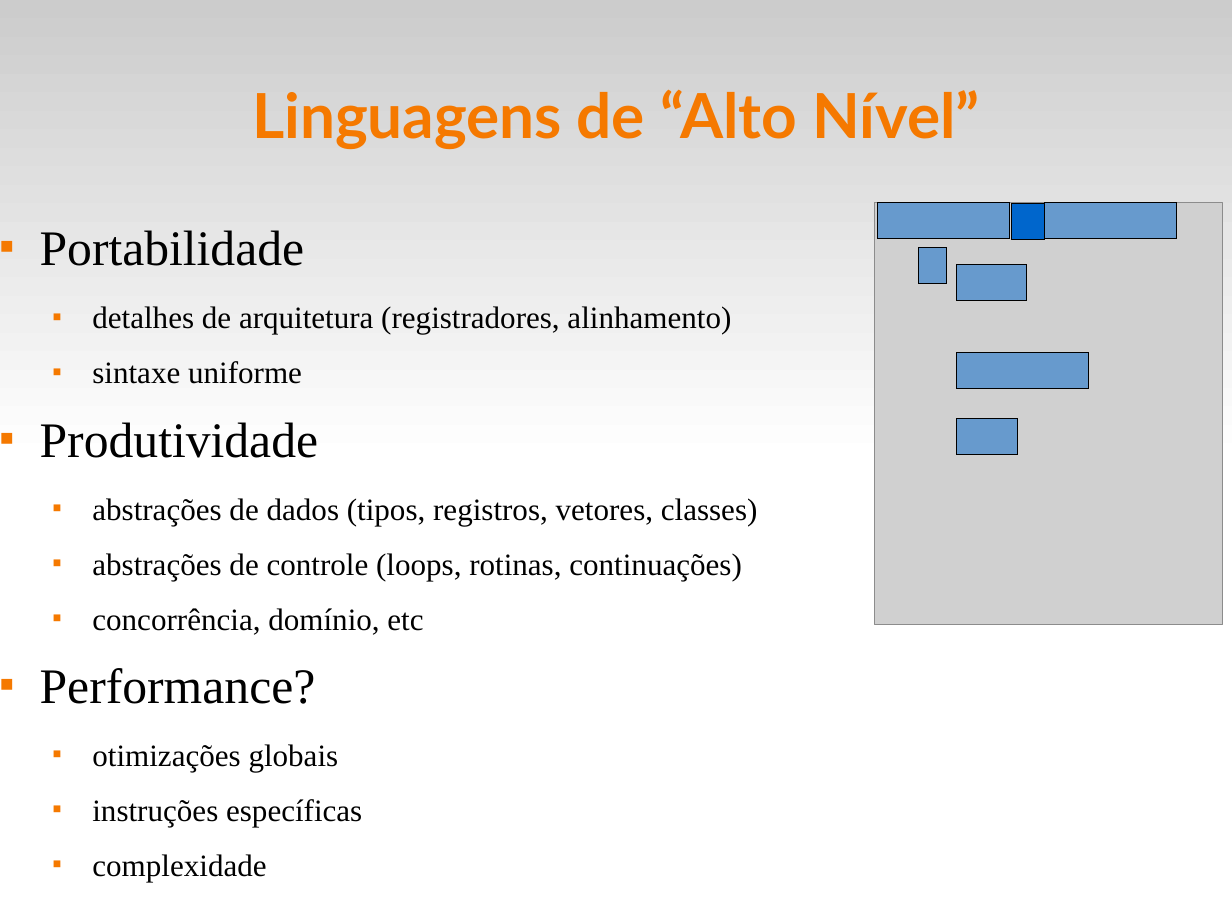
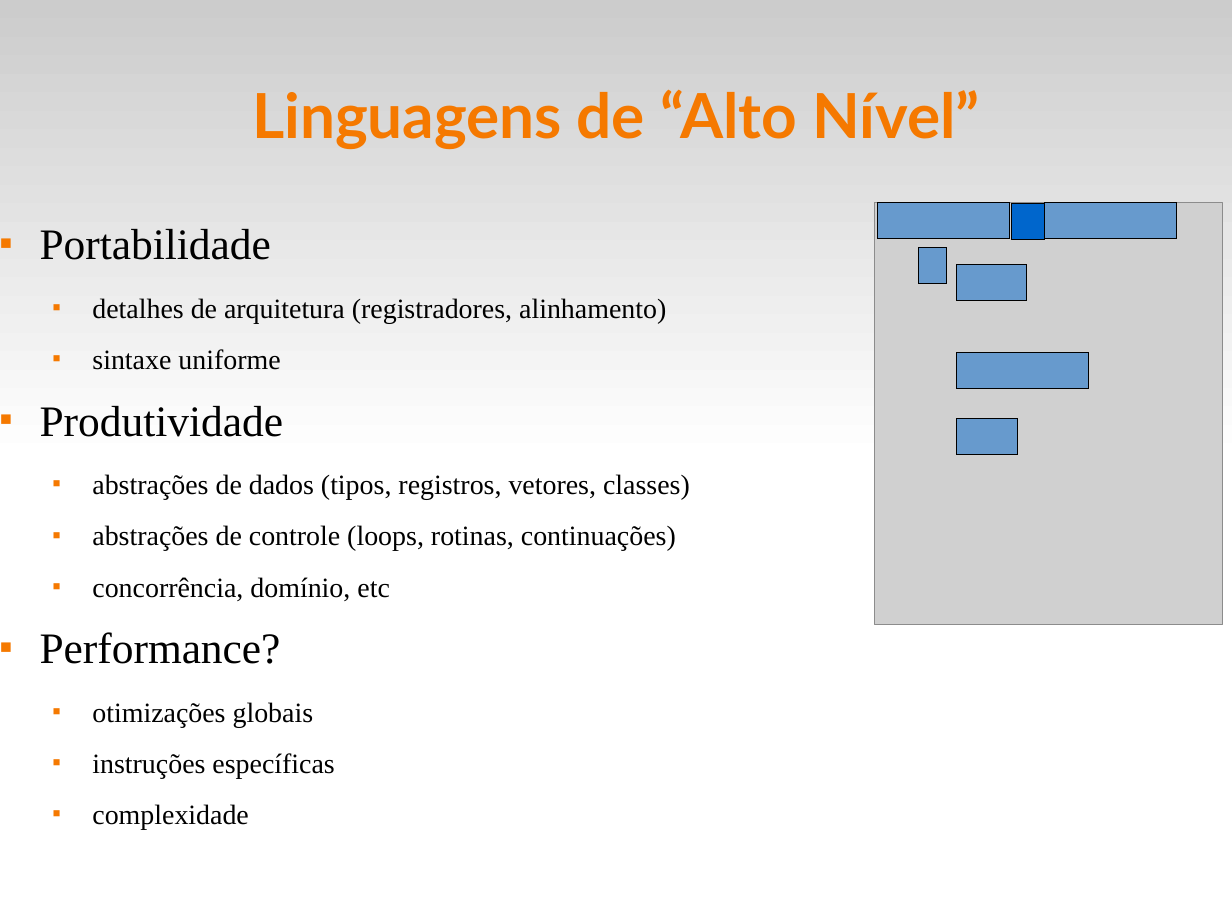
Before and after one commit to fsantanna-uerj/EDL, a slide deck: slide 5 of slides/edl-01.odp. Drawn at 1232x924 pixels with LibreOffice and Linux fonts; fonts in the diff are those of the drawing; grey boxes stand for pictures. Boxes give left, top, right and bottom in pixels: in the first picture for what was removed or moved away, otherwise in the second. Text is boxed around its words. In the diff, an @@ line names an element or a change of style, - is before the commit and + after.

```diff
--- a/slides/edl-01.odp
+++ b/slides/edl-01.odp
@@ text "Portabilidade" at (40,229,690,830): size 32 to 28 pt in "Portabilidade", "Produtividade", "Performance?"; size 20 to 18 pt in "detalhes de arquitetura (registradores, alinhamento)", "sintaxe uniforme", "abstrações de dados (tipos, registros, vetores, classes)", "abstrações de controle (loops, rotinas, continuações)" and 4 more places @@
```
Also in this commit, not shown: 4 other slides changed, 3 other files.
